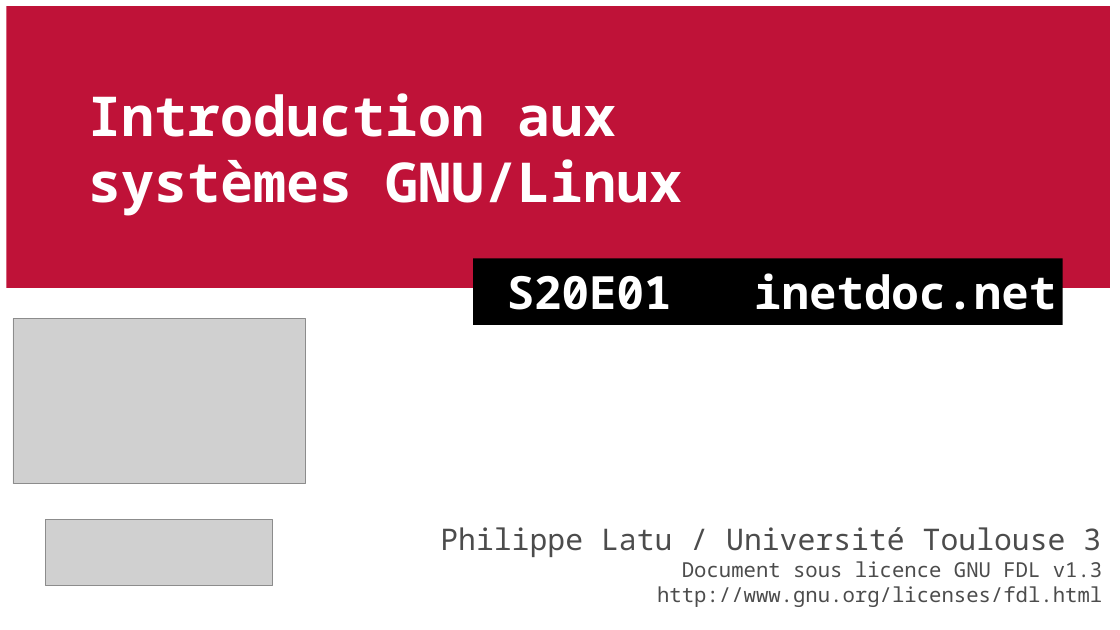
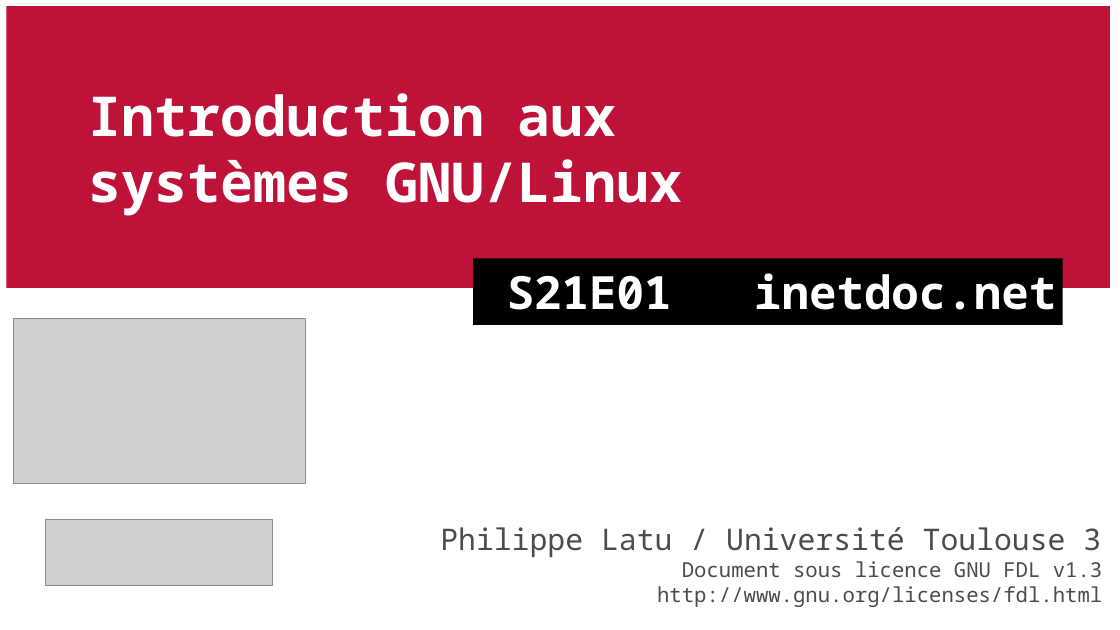
Before and after one commit to platu/inetdoc, a slide deck: slide 1 of presentations/sysadm-base-1/sysadm-base-1.odp. Drawn at 1120x630 pixels with LibreOffice and Linux fonts; fonts in the diff are those of the drawing; grey boxes stand for pictures. Boxes give left, top, right and bottom in pixels: in the first picture for what was removed or moved away, otherwise in the second. Text is boxed around its words. In the diff, an @@ line names an element or a change of style, - is before the commit and + after.

```diff
--- a/presentations/sysadm-base-1/sysadm-base-1.odp
+++ b/presentations/sysadm-base-1/sysadm-base-1.odp
@@ text in rectangle at box(507, 273, 1056, 310): text changed @@
-S20E01 inetdoc.net
+S21E01 inetdoc.net
```
Also in this commit, not shown: 3 other slides changed, 1 other file.
